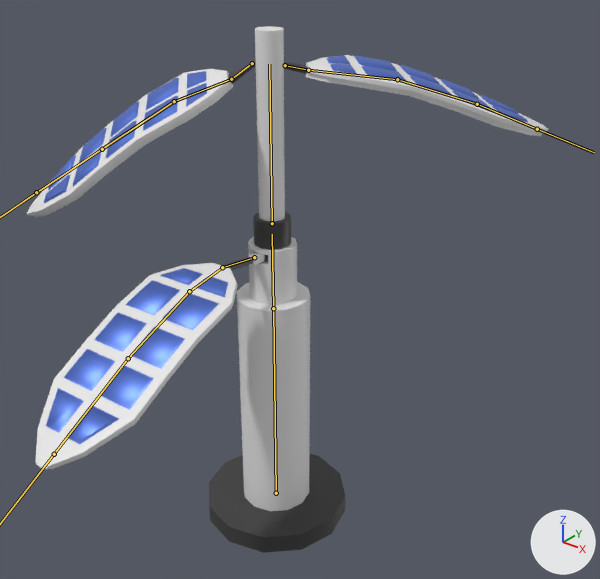
A saved change to the FBX model Assets/Meshes/Base_Plant_Variation01.fbx.
Both versions are drawn from a camera (50 mm lens) standing at (1.86, -2.16, 2.42) and looking at (0.17, -0.05, 1.11). Every picture has the same lights, and +X, +Y and +Z are marked at lower right. Both versions are drawn at frame 1 of the action 'Base_Plant_Var01|Dead'; the numbers are the values there. The bones that bend it are drawn over the model as lines.

In view in the first picture: 'Base_Plant_Var01_Mesh'.
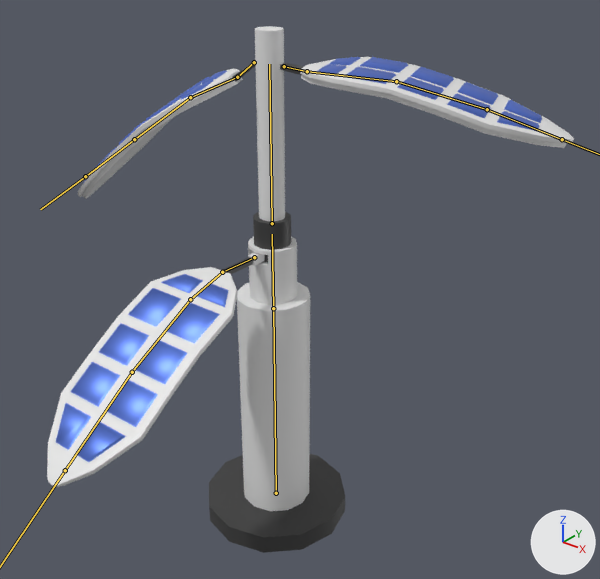
Changed parts and their boxes [x1, y1, x2, y2] in the pictures (600 x 579 px):
'Base_Plant_Var01_Mesh', posed
    before: [27, 26, 548, 553]
    after: [47, 26, 574, 553]
bone 'Bone.007', root to tip
    before: (285, 65) to (308, 70)
    after: (284, 66) to (307, 71)
bone 'Bone.011', root to tip
    before: (252, 63) to (231, 79)
    after: (254, 62) to (237, 77)
bone 'Bone.003', root to tip
    before: (254, 257) to (222, 267)
    after: (254, 257) to (222, 272)

The change in detail:
Bone 'Bone.002' (bone_bone_002) turns from (0, 26, 0) to (0, 0, 0) degrees about its own x, y and z.
Bone 'Bone.007' (bone_bone_007) turns from (2, 1, -5) to (0, 0, 0) degrees about its own x, y and z.
Bone 'Bone.011' (bone_bone_011) turns from (-4, -1, 2) to (0, 0, 0) degrees about its own x, y and z.
Bone 'Bone.003' (bone_bone_003) turns from (-6, 2, 0) to (0, 0, 0) degrees about its own x, y and z.
